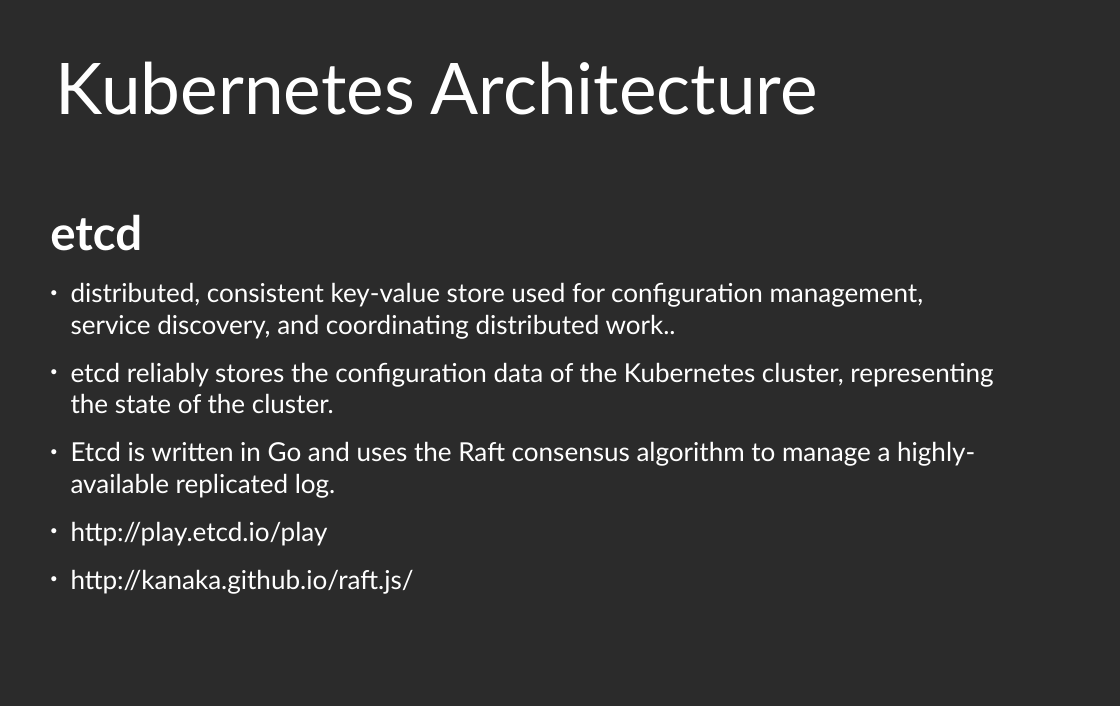
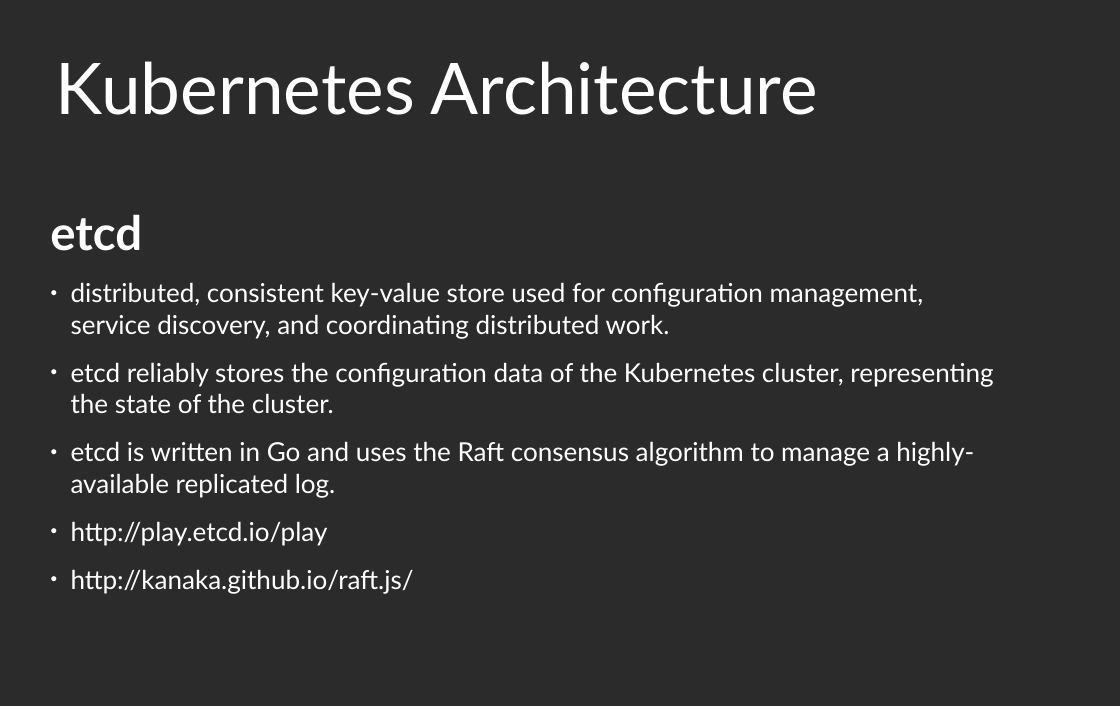
Before and after one commit to floriankammermann/kubernetes-presentation, a slide deck: slide 7 of kubernetes_presentation.odp. Drawn at 1120x706 pixels with LibreOffice and Linux fonts; fonts in the diff are those of the drawing; background and template pictures are left out; a plain dark background stands for a picture behind light text. Boxes give left, top, right and bottom in pixels: in the first picture for what was removed or moved away, otherwise in the second. Text is boxed around its words. In the diff, an @@ line names an element or a change of style, - is before the commit and + after.

```diff
--- a/kubernetes_presentation.odp
+++ b/kubernetes_presentation.odp
@@ text at box(71, 282, 924, 339): text changed @@
-● distributed, consistent key-value store used for configuration management, service discovery, and coordinating distributed work..
+● distributed, consistent key-value store used for configuration management, service discovery, and coordinating distributed work.
@@ text at box(71, 441, 974, 497): text changed @@
-● Etcd is written in Go and uses the Raft consensus algorithm to manage a highly-available replicated log.
+● etcd is written in Go and uses the Raft consensus algorithm to manage a highly-available replicated log.
```
Also in this commit, not shown: 13 other slides changed, 2 slides removed.
